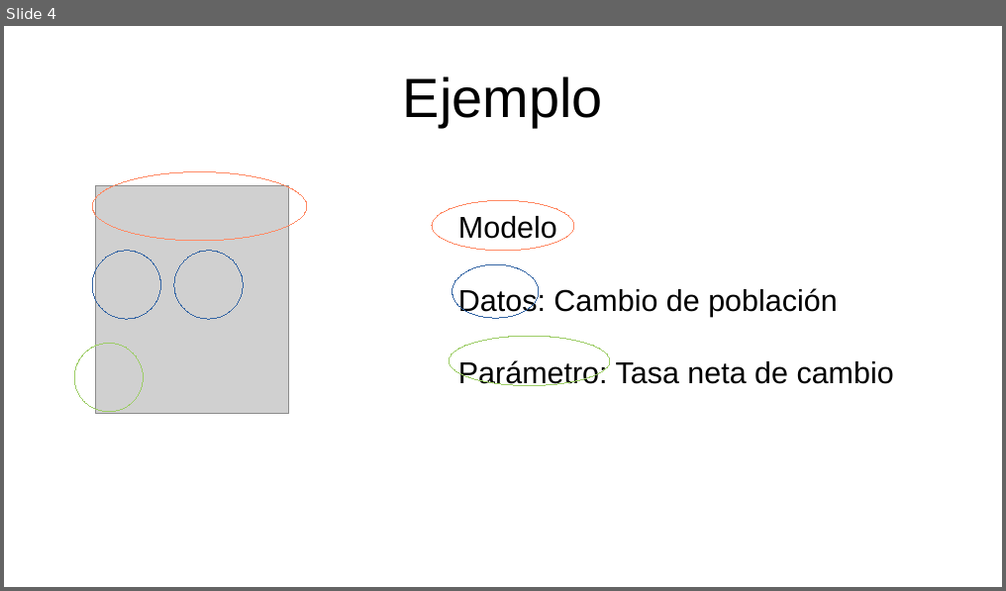
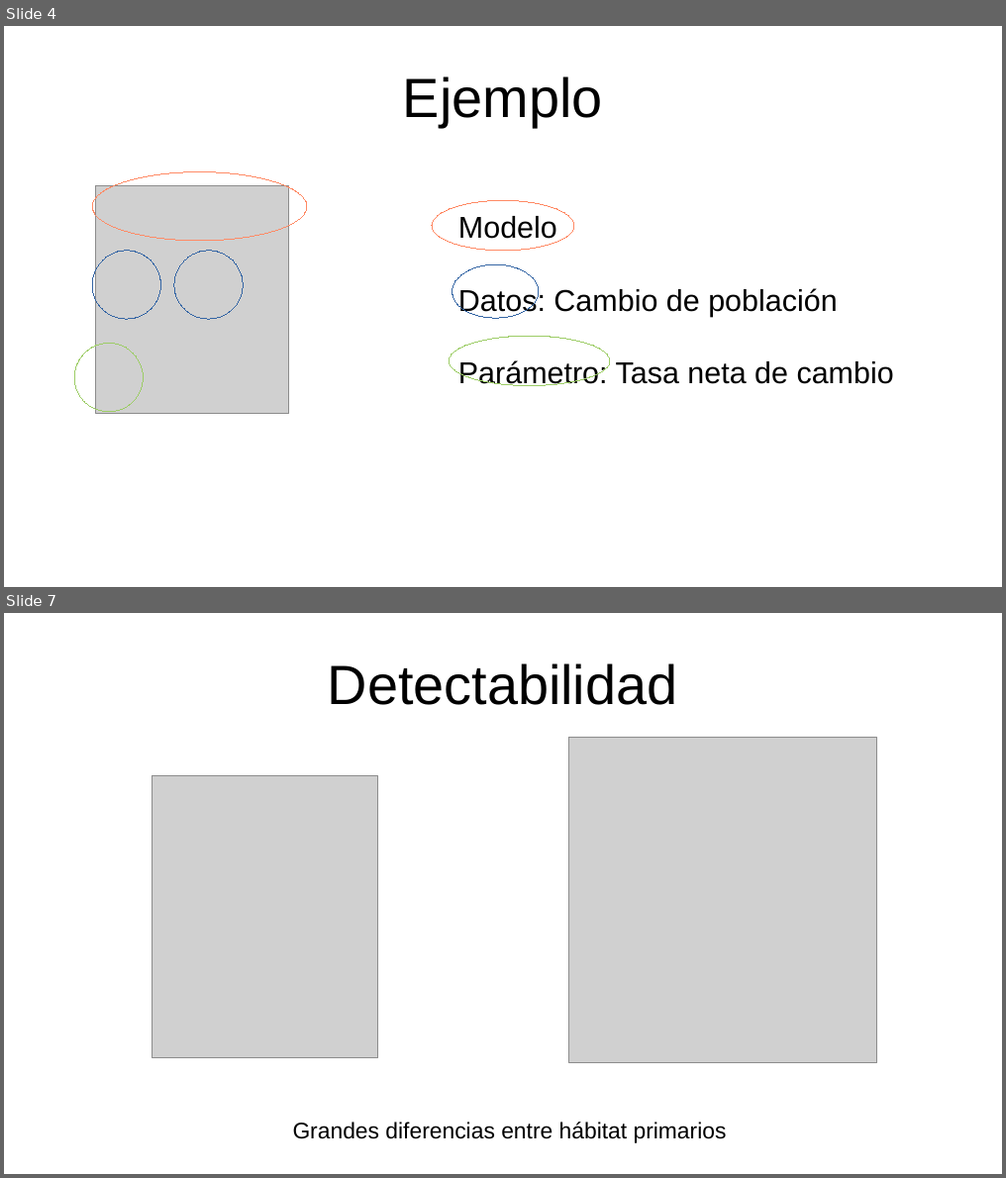
Before and after one commit to gerardommc/Ecologia-poblaciones, a slide deck: Unidad-2/Estimacion-tamano.odp. Shown one above the other, each under a label of ours: slide 4 before the commit, slides 4 and 7 after it; the slides between them are not shown. The pictures are 1006x591 and 1006x1178 pixels, drawn with LibreOffice and Linux fonts; fonts in the diff are those of the drawing; grey boxes stand for pictures. Boxes give left, top, right and bottom in pixels: in the first picture for what was removed or moved away, otherwise in the second. Text is boxed around its words. In the diff, an @@ line names an element or a change of style, - is before the commit and + after.

```diff
--- a/Unidad-2/Estimacion-tamano.odp
+++ b/Unidad-2/Estimacion-tamano.odp
@@ slide 7 added at (4, 613, 1002, 1174), background #FFFFFF @@
@@ title added at (328, 663, 678, 705), 44 pt, text #000000 @@
+Detectabilidad
@@ picture added at (569, 738, 878, 1064) @@
@@ picture added at (152, 776, 379, 1059) @@
@@ text added at (293, 1122, 727, 1144), 18 pt, text #000000 @@
+Grandes diferencias entre hábitat primarios
```
Also in this commit, not shown: 7 other slides added, 1 slide removed, 11 other files.
